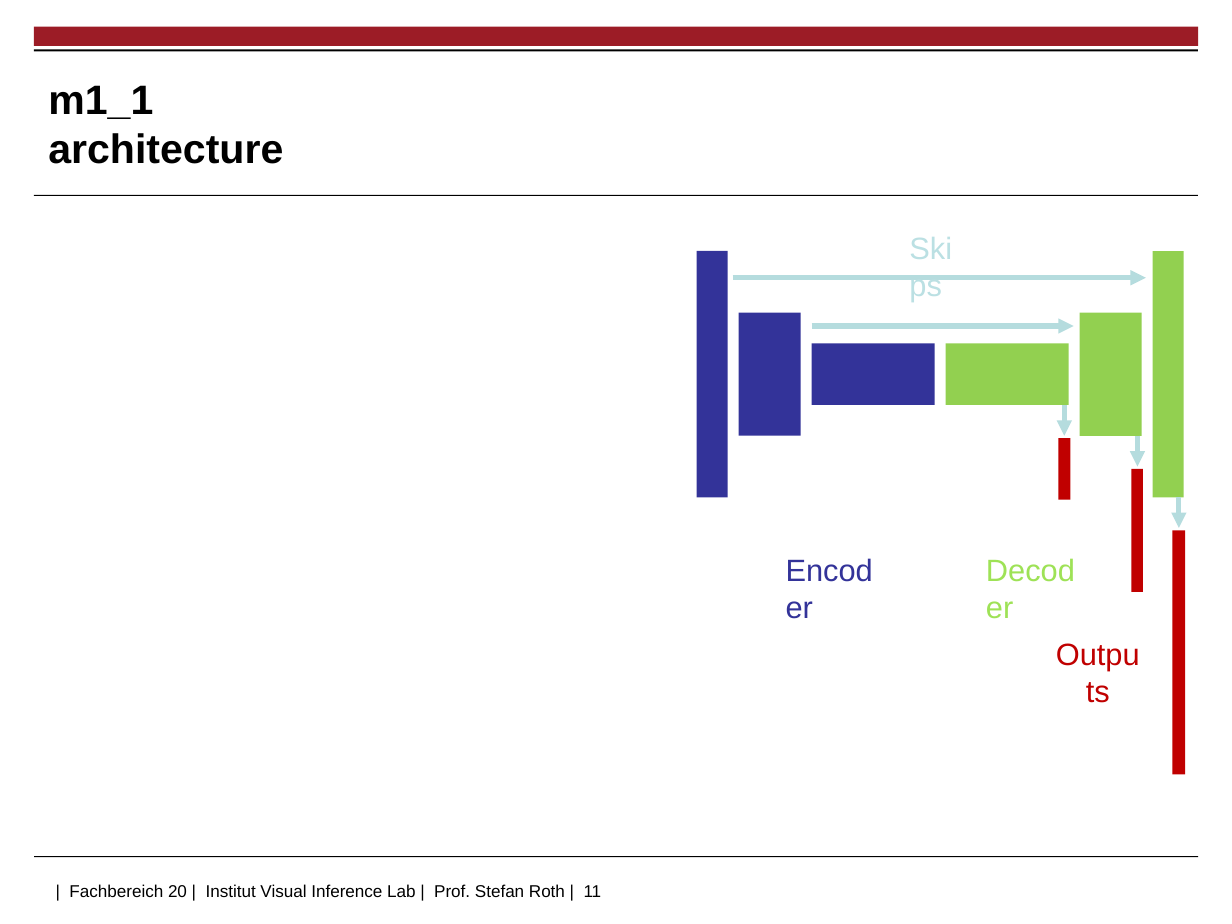
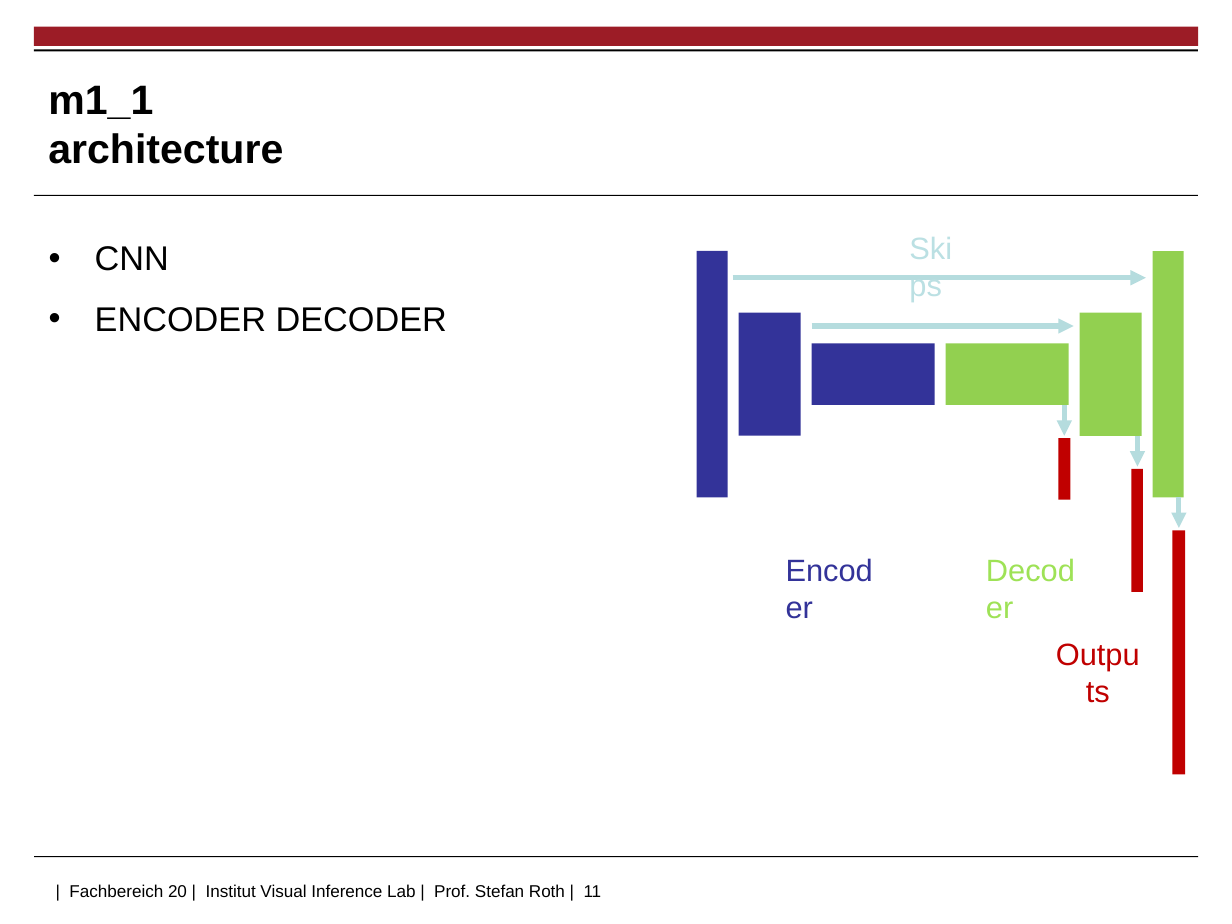
Before and after one commit to jhd-old/Deep-Learning-Lab, a slide deck: slide 11 of meetings/2019_11_04_basic_papers/2019_11_04_basic_papers_v2.pptx. Drawn at 1232x924 pixels with LibreOffice and Linux fonts; fonts in the diff are those of the drawing; background and template pictures are left out. Boxes give left, top, right and bottom in pixels: in the first picture for what was removed or moved away, otherwise in the second. Text is boxed around its words. In the diff, an @@ line names an element or a change of style, - is before the commit and + after.

Commit message:
(no branch): Auto stash before rebase of "origin/master"

```diff
--- a/meetings/2019_11_04_basic_papers/2019_11_04_basic_papers_v2.pptx
+++ b/meetings/2019_11_04_basic_papers/2019_11_04_basic_papers_v2.pptx
@@ text added at box(95, 246, 447, 332), 20 pt, text #000000 @@
+• CNN
+• ENCODER DECODER
```
